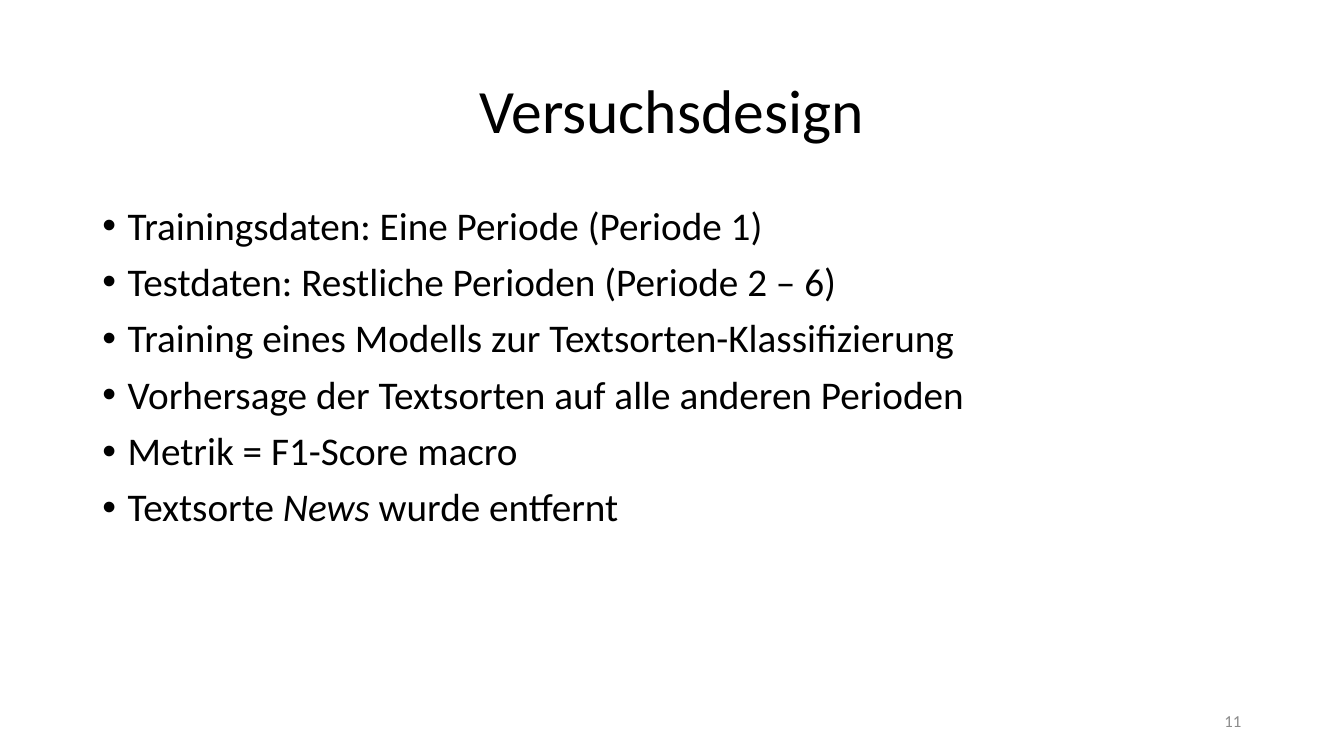
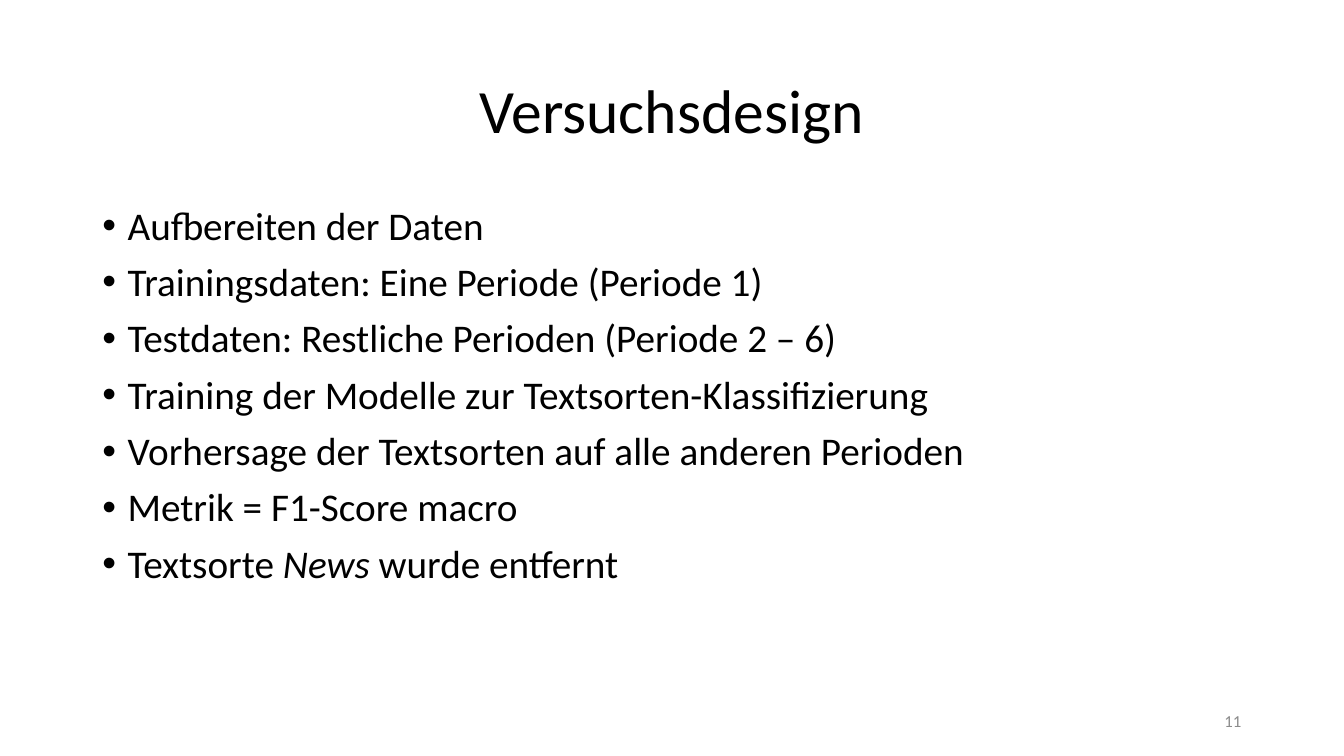
Before and after one commit to LennartKeller/TextklassifikationsProjekt2019, a slide deck: slide 11 of Projektgruppenpräsention.pptx. Drawn at 1344x756 pixels with LibreOffice and Linux fonts; fonts in the diff are those of the drawing. Boxes give left, top, right and bottom in pixels: in the first picture for what was removed or moved away, otherwise in the second. Text is boxed around its words. In the diff, an @@ line names an element or a change of style, - is before the commit and + after.

```diff
--- a/Projektgruppenpräsention.pptx
+++ b/Projektgruppenpräsention.pptx
@@ text at [128, 212, 483, 241]: paragraph added @@
+• Aufbereiten der Daten
@@ text at [128, 381, 928, 416]: text changed @@
-• Training eines Modells zur Textsorten-Klassifizierung
+• Training der Modelle zur Textsorten-Klassifizierung
```
Also in this commit, not shown: 1 other slide changed.
